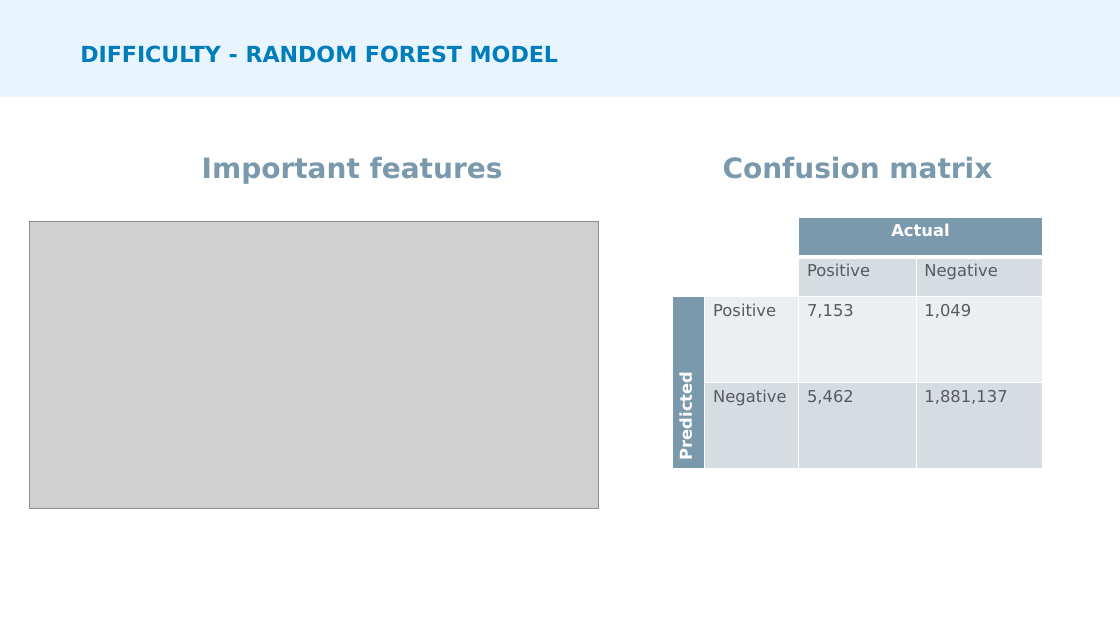
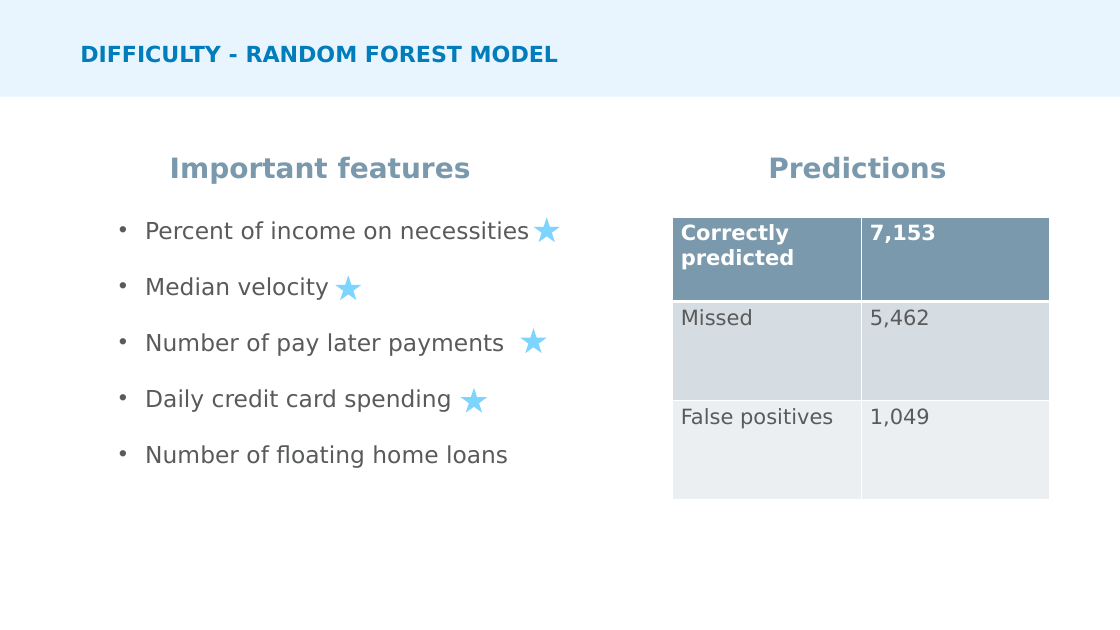
Before and after one commit to allyhassell/data-wrangling_assignment, a slide deck: slide 13 of ANZ Presentation.pptx (slide 14 before the commit). Drawn at 1120x630 pixels with LibreOffice and Linux fonts; fonts in the diff are those of the drawing; grey boxes stand for pictures. Boxes give left, top, right and bottom in pixels: in the first picture for what was removed or moved away, otherwise in the second. Text is boxed around its words. In the diff, an @@ line names an element or a change of style, - is before the commit and + after.

```diff
--- a/ANZ Presentation.pptx
+++ b/ANZ Presentation.pptx
@@ text "Important features": place and size @@
-text "Important features" at (202,157,503,184)
+text "Important features" at (170,157,471,184)
@@ text at (768,157,946,179): text changed @@
-Confusion matrix
+Predictions
@@ picture removed at (30,223,592,507) @@
@@ picture removed at (30,221,599,508) @@
@@ text added at (145,221,529,468), 20 pt, text #595A5B @@
+• Percent of income on necessities
+• Median velocity
+• Number of pay later payments
+• Daily credit card spending
+• Number of floating home loans
@@ star added at (534,218,560,243), fill #7DD4FF @@
@@ table at (673,218,1050,500) @@
- |  | Actual | 
- |  | Positive | Negative
-Predicted | Positive | 7,153 | 1,049
- | Negative | 5,462 | 1,881,137
+Correctly predicted | 7,153
+Missed | 5,462
+False positives | 1,049
@@ table: place and size @@
-table at (673,218,1044,469)
+table at (673,218,1050,500)
@@ star added at (335,276,361,301), fill #7DD4FF @@
@@ star added at (520,329,546,354), fill #7DD4FF @@
@@ star added at (461,388,487,413), fill #7DD4FF @@
```
Also in this commit, not shown: 11 other slides changed, 1 slide removed.
